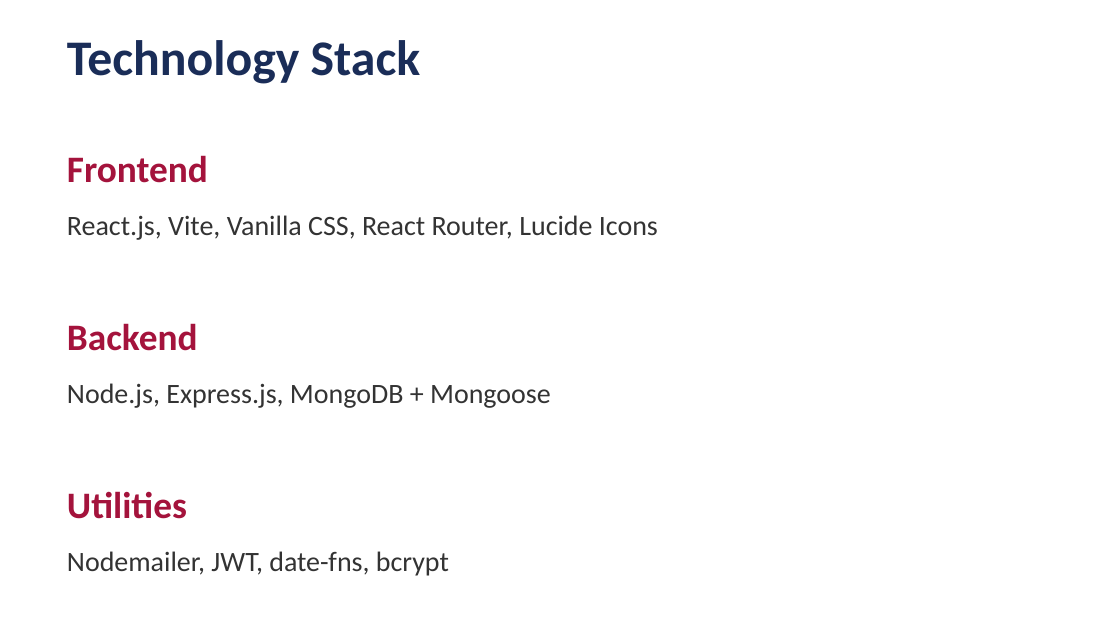
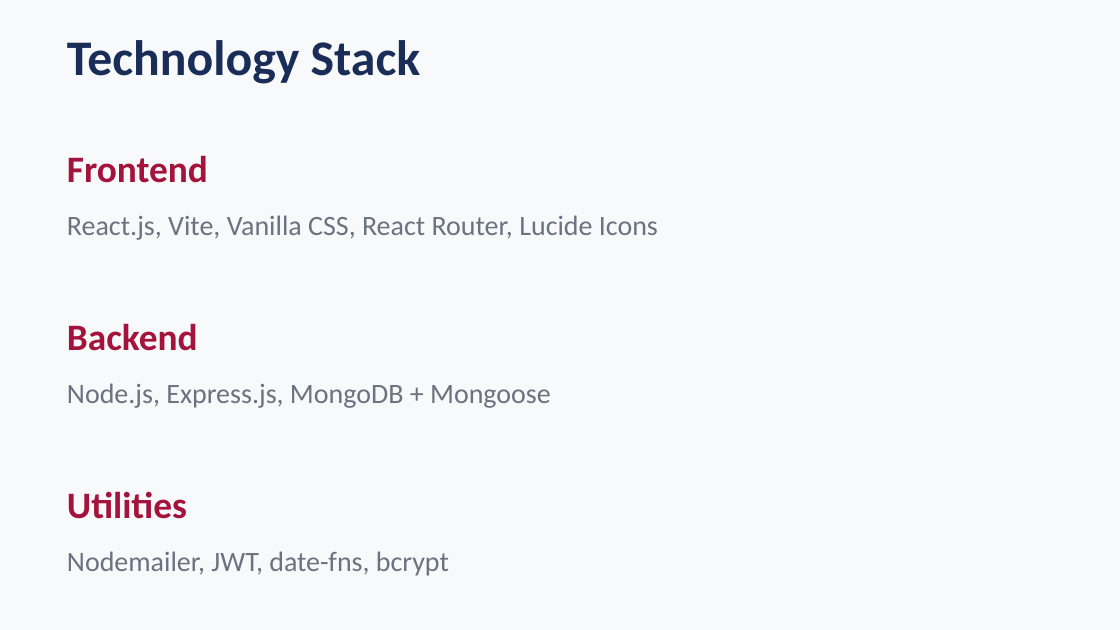
Before and after one commit to AyushAgrawal2004/SeatManagementSystem, a slide deck: slide 5 of SeatManagementSystem_Presentation.pptx. Drawn at 1120x630 pixels with LibreOffice and Linux fonts; fonts in the diff are those of the drawing. Boxes give left, top, right and bottom in pixels: in the first picture for what was removed or moved away, otherwise in the second. Text is boxed around its words. In the diff, an @@ line names an element or a change of style, - is before the commit and + after.

Commit message:
docs: use consistent light background across all presentation slides

```diff
--- a/SeatManagementSystem_Presentation.pptx
+++ b/SeatManagementSystem_Presentation.pptx
@@ background #FFFFFF to #F8F9FA @@
@@ text colour #333333 to #6B7280 in 3 elements at <box>67,215,658,240</box>, <box>67,383,551,408</box>, <box>67,551,449,576</box> @@
```
Also in this commit, not shown: 5 other slides changed.
